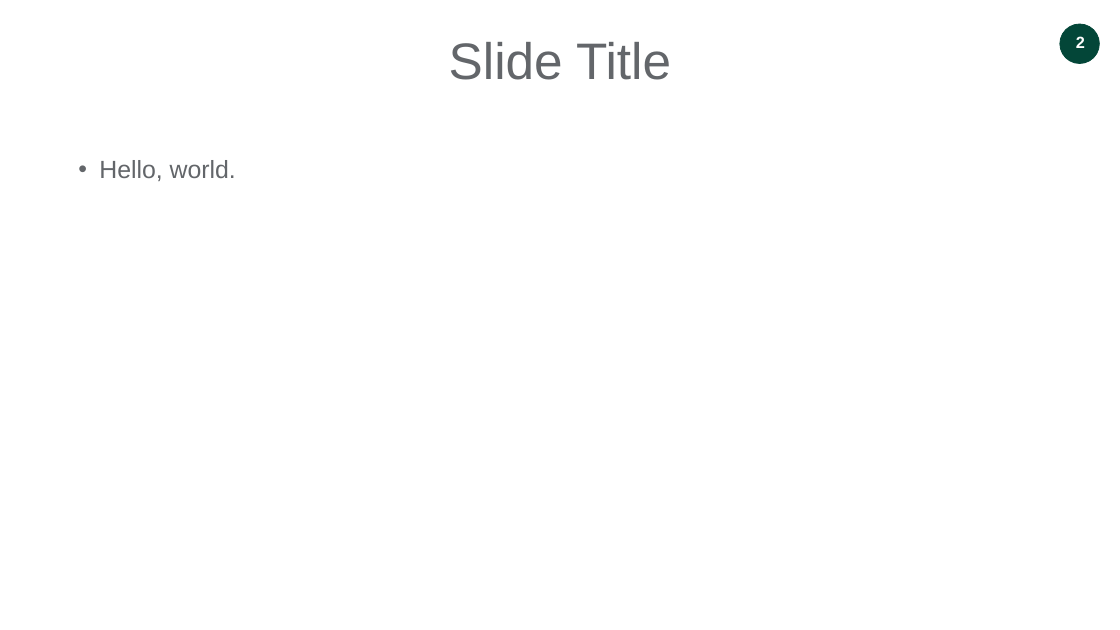
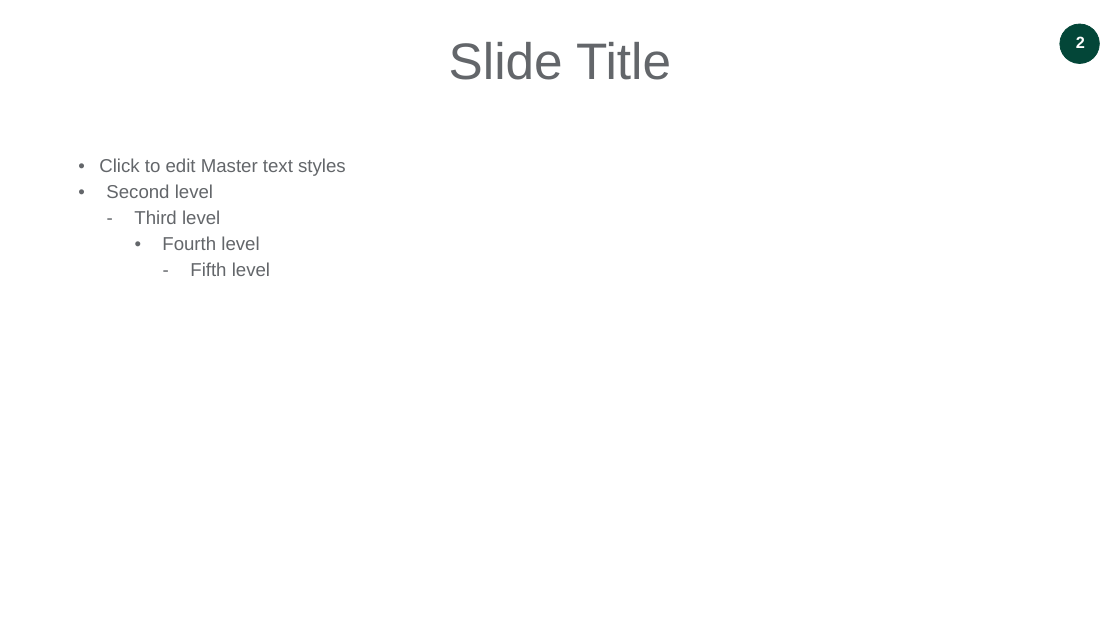
Before and after one commit to julianbarg/Templates, a slide deck: slide 2 of ivey-powerpoint-template.pptx. Drawn at 1120x630 pixels with LibreOffice and Linux fonts; fonts in the diff are those of the drawing; background and template pictures are left out. Boxes give left, top, right and bottom in pixels: in the first picture for what was removed or moved away, otherwise in the second. Text is boxed around its words. In the diff, an @@ line names an element or a change of style, - is before the commit and + after.

```diff
--- a/ivey-powerpoint-template.pptx
+++ b/ivey-powerpoint-template.pptx
@@ text at [99,158,346,276]: text changed; size 16 to 12 pt @@
-• Hello, world.
+• Click to edit Master text styles
+  • Second level
+    – Third level
+      • Fourth level
+        – Fifth level
```
Also in this commit, not shown: 3 other slides changed.
